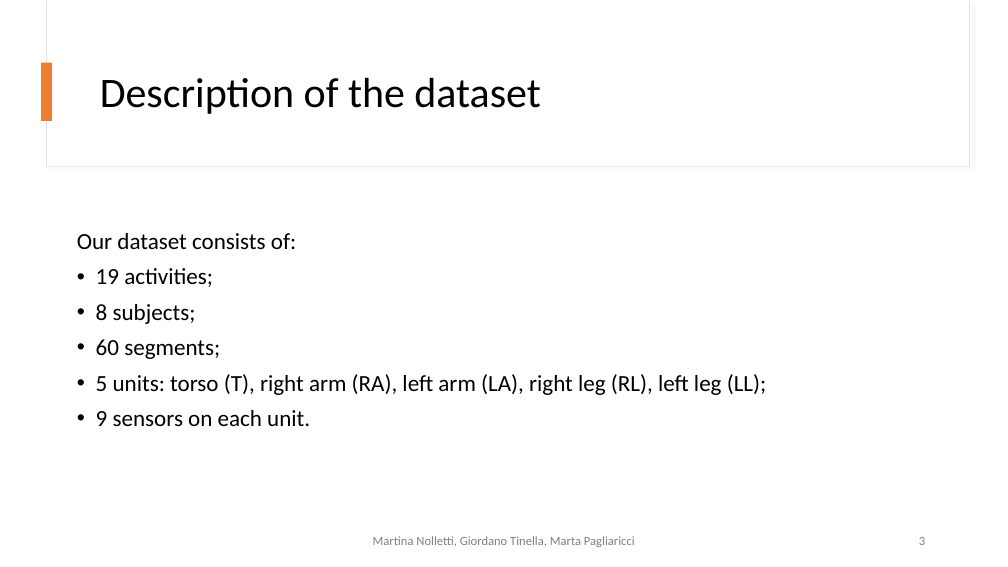
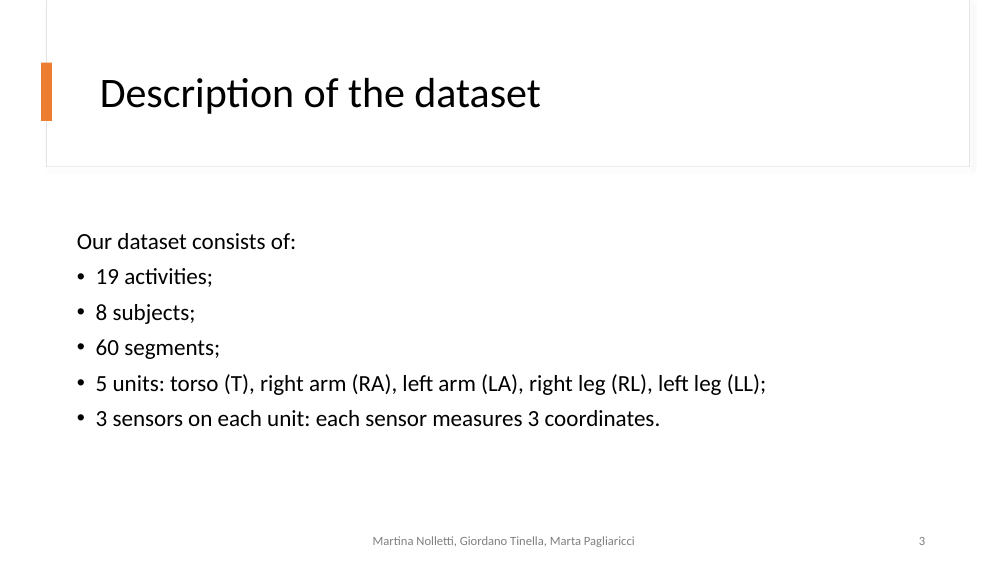
Before and after one commit to GiordanoT/predictive-analytics, a slide deck: slide 3 of DataAnalytics_DatasetActivities.pptx. Drawn at 1008x567 pixels with LibreOffice and Linux fonts; fonts in the diff are those of the drawing. Boxes give left, top, right and bottom in pixels: in the first picture for what was removed or moved away, otherwise in the second. Text is boxed around its words. In the diff, an @@ line names an element or a change of style, - is before the commit and + after.

```diff
--- a/DataAnalytics_DatasetActivities.pptx
+++ b/DataAnalytics_DatasetActivities.pptx
@@ text at [96, 410, 661, 426]: text changed @@
-• 9 sensors on each unit.
+• 3 sensors on each unit: each sensor measures 3 coordinates.
```
Also in this commit, not shown: 2 other slides changed.
